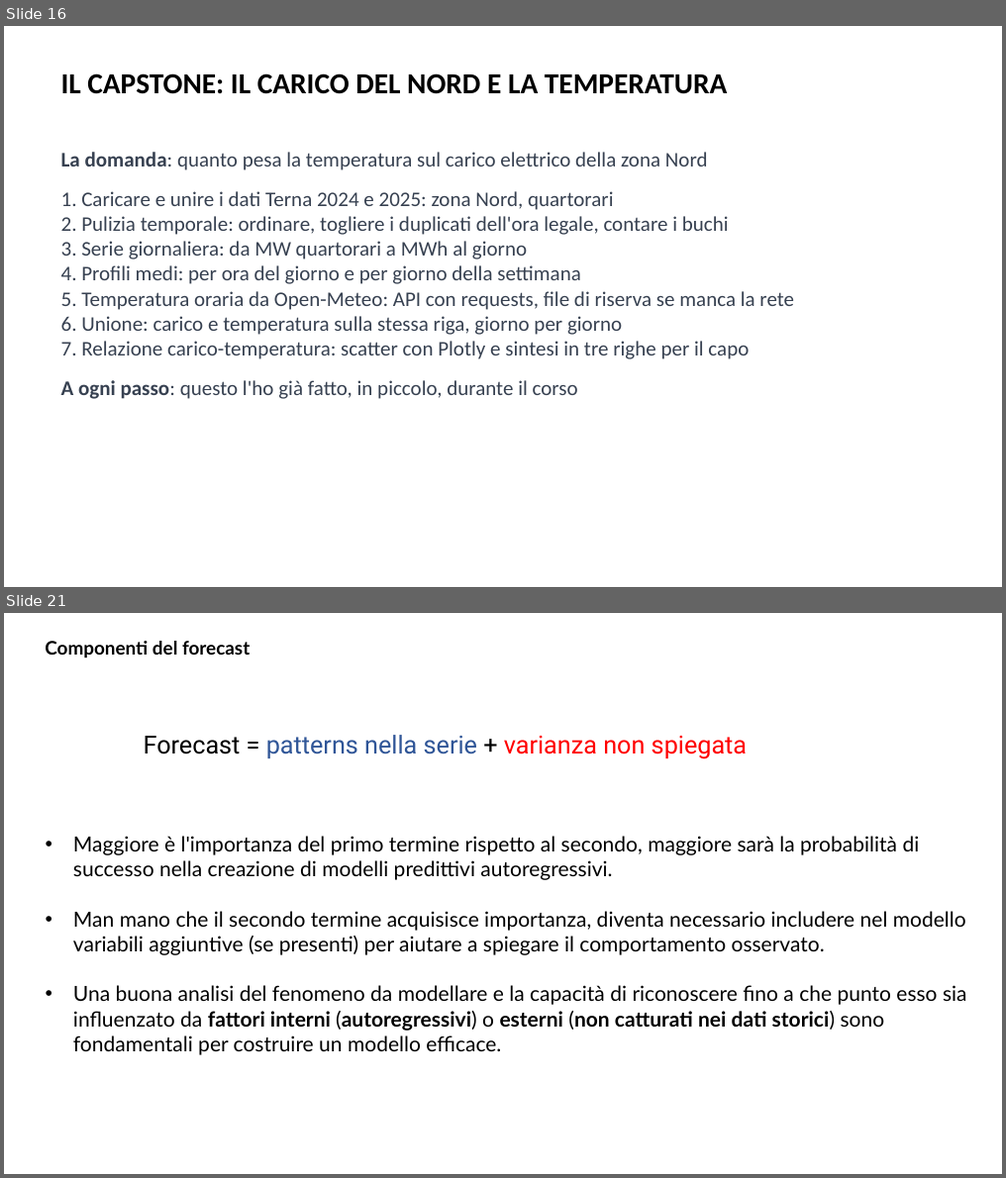
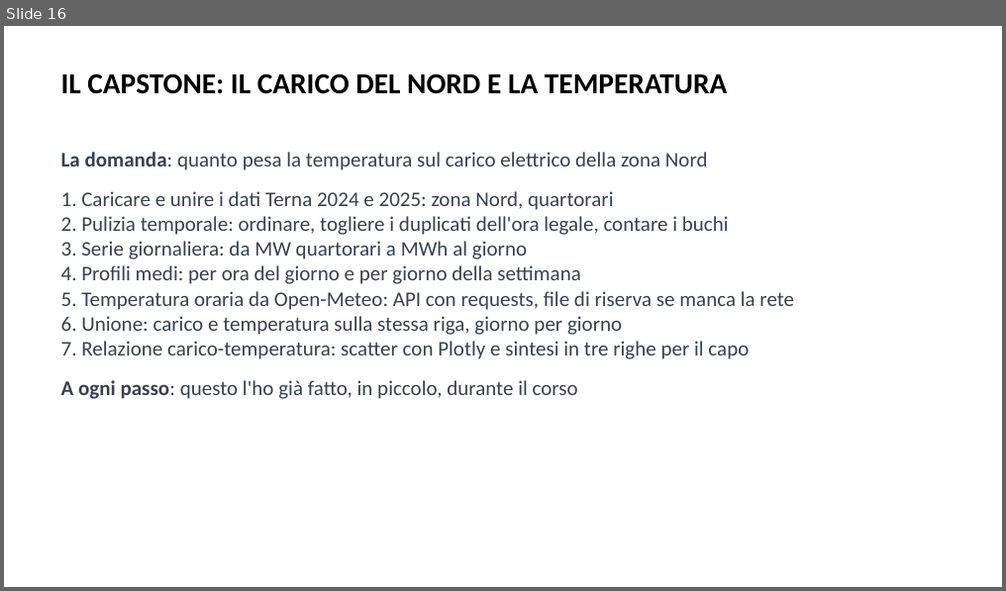
Before and after one commit to AndreaCorvaglia0/python-base-utilities, a slide deck: Slides/Presentazione_python_base.pptx. Shown one above the other, each under a label of ours: slides 16 and 21 before the commit, slide 16 after it; the slides between them are not shown. The pictures are 1006x1178 and 1006x591 pixels, drawn with LibreOffice and Linux fonts; fonts in the diff are those of the drawing; background and template pictures are left out. Boxes give left, top, right and bottom in pixels: in the first picture for what was removed or moved away, otherwise in the second. Text is boxed around its words. In the diff, an @@ line names an element or a change of style, - is before the commit and + after.

```diff
--- a/Slides/Presentazione_python_base.pptx
+++ b/Slides/Presentazione_python_base.pptx
@@ slide 21 removed at (4,613,1002,1174), background picture (left out) @@
@@ text removed at (45,641,250,659) @@
-Componenti del forecast
@@ text removed at (144,735,746,760) @@
-Forecast = patterns nella serie + varianza non spiegata
@@ text removed at (73,836,967,1056) @@
-• Maggiore è l'importanza del primo termine rispetto al secondo, maggiore sarà la probabilità di successo nella creazione di modelli predittivi autoregressivi.
-• Man mano che il secondo termine acquisisce importanza, diventa necessario includere nel modello variabili aggiuntive (se presenti) per aiutare a spiegare il comportamento osservato.
-• Una buona analisi del fenomeno da modellare e la capacità di riconoscere fino a che punto esso sia influenzato da fattori interni (autoregressivi) o esterni (non catturati nei dati storici) sono fondamentali per costruire un modello efficace.
```
Also in this commit, not shown: 5 slides changed, 2 slides added, 6 other slides removed, 1 other file.
